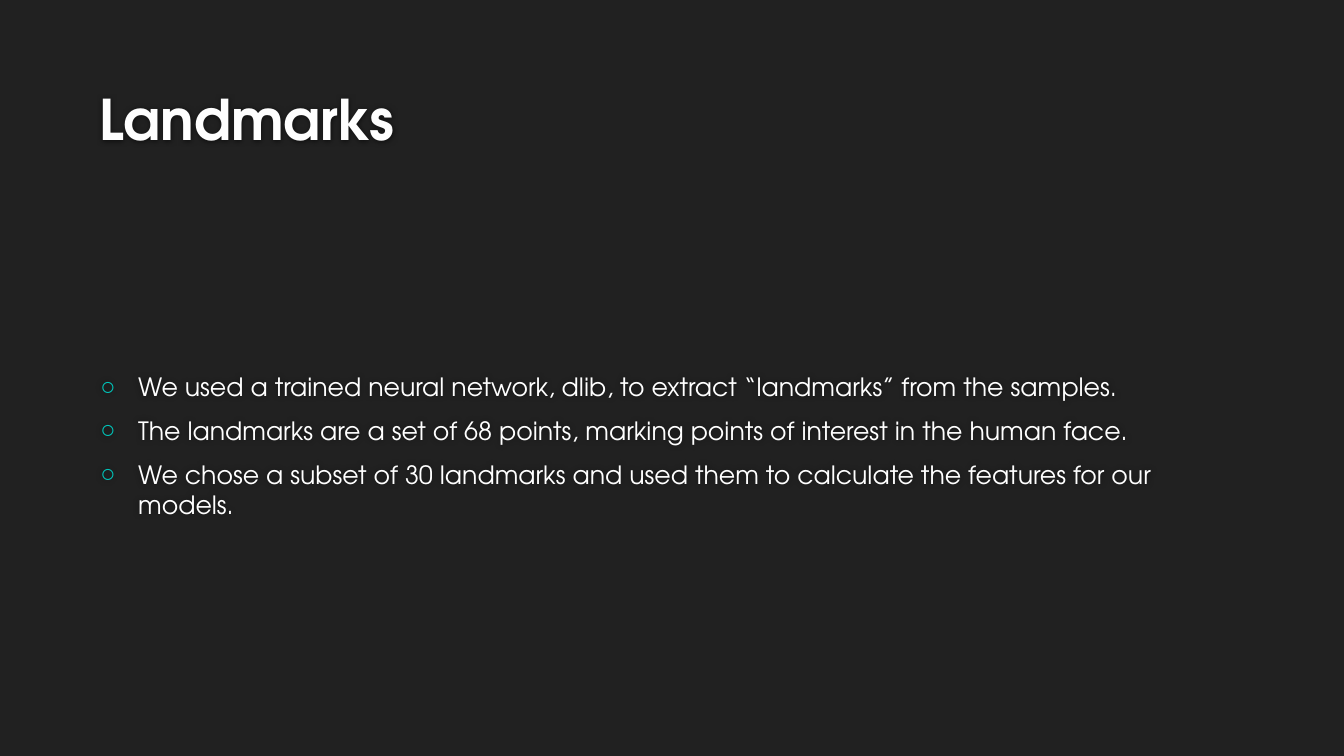
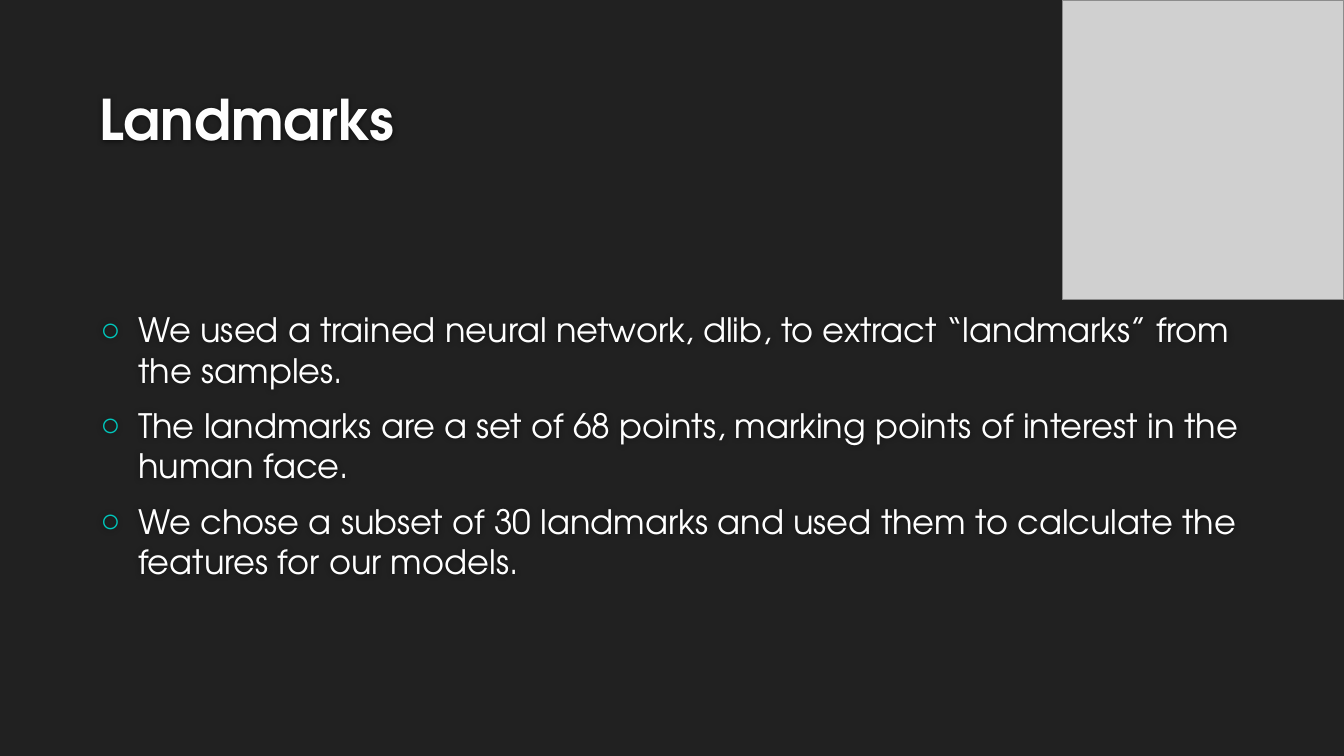
Before and after one commit to ChenEilon/ExpressionRecognition, a slide deck: slide 10 of Documents/Emotion Recognition.pptx (slide 8 before the commit). Drawn at 1344x756 pixels with LibreOffice and Linux fonts; fonts in the diff are those of the drawing; grey boxes stand for pictures; background and template pictures are left out. Boxes give left, top, right and bottom in pixels: in the first picture for what was removed or moved away, otherwise in the second. Text is boxed around its words. In the diff, an @@ line names an element or a change of style, - is before the commit and + after.

```diff
--- a/Documents/Emotion Recognition.pptx
+++ b/Documents/Emotion Recognition.pptx
@@ picture added at box(1063, 0, 1344, 299) @@
@@ text "We used a trained neural ..." at box(138, 317, 1238, 575): size 18 to 24 pt; more space between paragraphs @@
```
Also in this commit, not shown: 15 other slides changed, 3 slides added, 1 slide removed, 3 other files.
